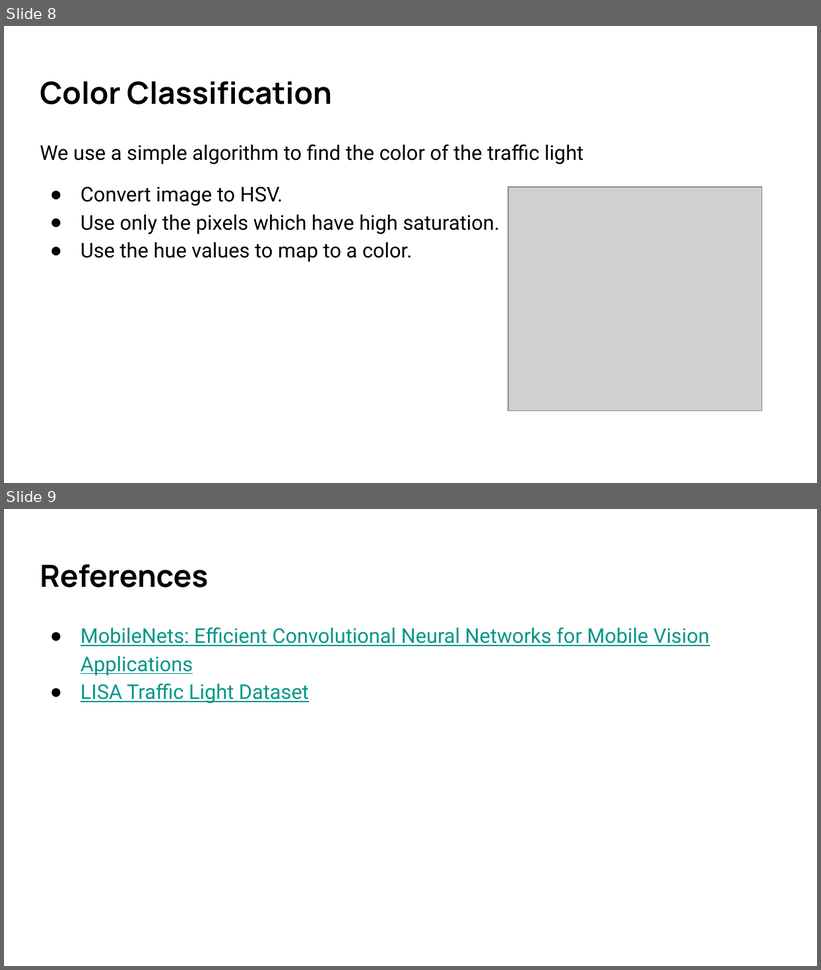
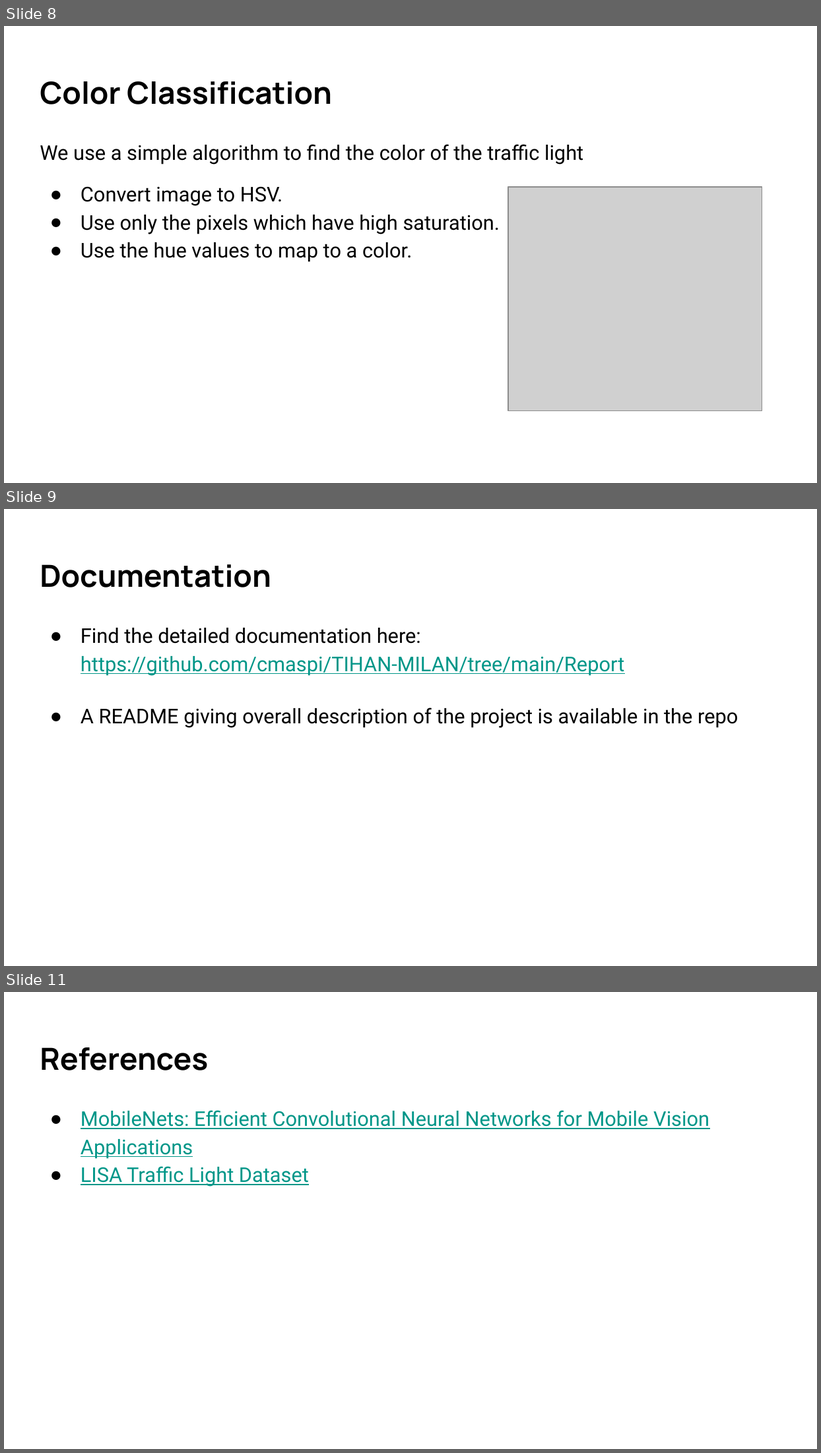
Before and after one commit to cmaspi/TIHAN-MILAN, a slide deck: Slides/PPT.pptx. Shown one above the other, each under a label of ours: slides 8 and 9 before the commit, slides 8, 9 and 11 after it; the slides between them are not shown. The pictures are 821x970 and 821x1453 pixels, drawn with LibreOffice and Linux fonts; fonts in the diff are those of the drawing; grey boxes stand for pictures. Boxes give left, top, right and bottom in pixels: in the first picture for what was removed or moved away, otherwise in the second. Text is boxed around its words. In the diff, an @@ line names an element or a change of style, - is before the commit and + after.

```diff
--- a/Slides/PPT.pptx
+++ b/Slides/PPT.pptx
@@ slide 9 added at [4,509,817,966], background #FFFFFF @@
@@ title added at [40,564,271,588], 27 pt, text #000000, bold @@
+Documentation
@@ text added at [81,628,738,728], 18 pt, text #000000 @@
+● Find the detailed documentation here:
+  https://github.com/cmaspi/TIHAN-MILAN/tree/main/Report
+● A README giving overall description of the project is available in the repo
@@ what was slide 9 is now slide 11 @@
```
Also in this commit, not shown: 1 slide changed, 1 other slide added.
